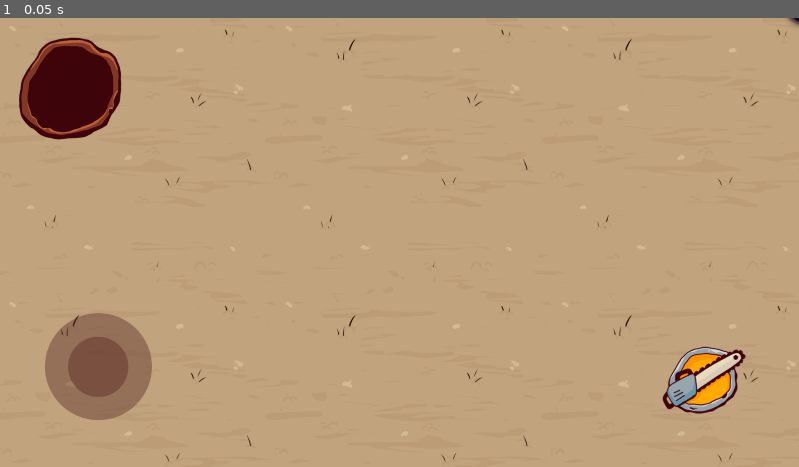
Above: before the commit, frame 1.
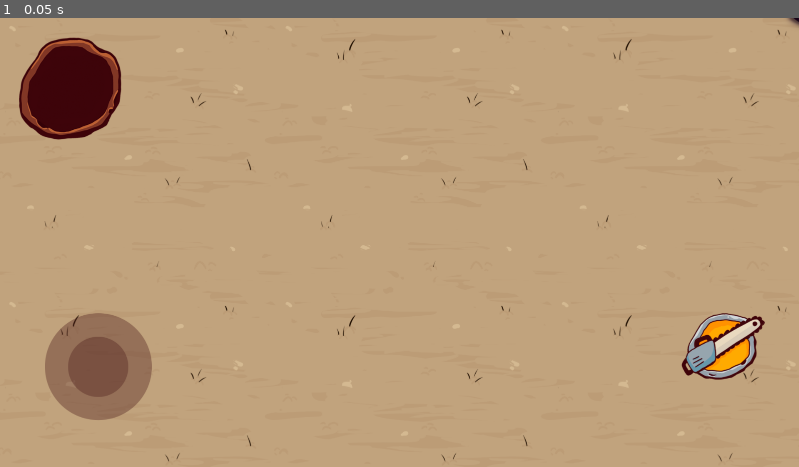
Above: after the commit, the same moment.

Repository: ezhor/Sevijam-4
Game: Godot game, scene res://Scenes/main.tscn
Same seed, same stepped clock (60 frames per second), same inputs: the game is played once before the commit and once after it.
Inputs:
- Up to frame 1 (0.05 s): no input

The runs differ from the first frame. In frame 1, 1.7% of the frame differs, in the area x 82-96%, y 65-89%.

Commit message:
Attack button juice

Diff:
--- a/Scenes/main.tscn
+++ b/Scenes/main.tscn
@@ -11,6 +11,7 @@
 [ext_resource type="Texture2D" uid="uid://clg17lnxpjagd" path="res://Sprites/UI/joystik-1.png" id="9_d1ilt"]
 [ext_resource type="Texture2D" uid="uid://d26uct5vkjo1e" path="res://Sprites/UI/Attack.png" id="9_ynf5e"]
 [ext_resource type="Texture2D" uid="uid://b8tptbuxhacqn" path="res://Sprites/UI/joystik-2.png" id="10_6iyac"]
+[ext_resource type="Texture2D" uid="uid://tlypkr6uf25o" path="res://Sprites/UI/Attack-1.png" id="12_6iyac"]
 
 [sub_resource type="TileSetAtlasSource" id="TileSetAtlasSource_8gbba"]
 texture = ExtResource("3_8gbba")
@@ -91,8 +92,9 @@
 texture = ExtResource("10_6iyac")
 
 [node name="TouchScreenButton" type="TouchScreenButton" parent="UI"]
-position = Vector2(1592, 791)
+position = Vector2(1638, 710)
 texture_normal = ExtResource("9_ynf5e")
+texture_pressed = ExtResource("12_6iyac")
 action = "attack"
 
 [editable path="UI/Virtual Joystick"]
Not shown: 1 places in Scenes/main.tscn that only renumber resources
Binary file added: Sprites/UI/Attack-1.png
Not shown, added: Sprites/UI/Attack-1.png.import
